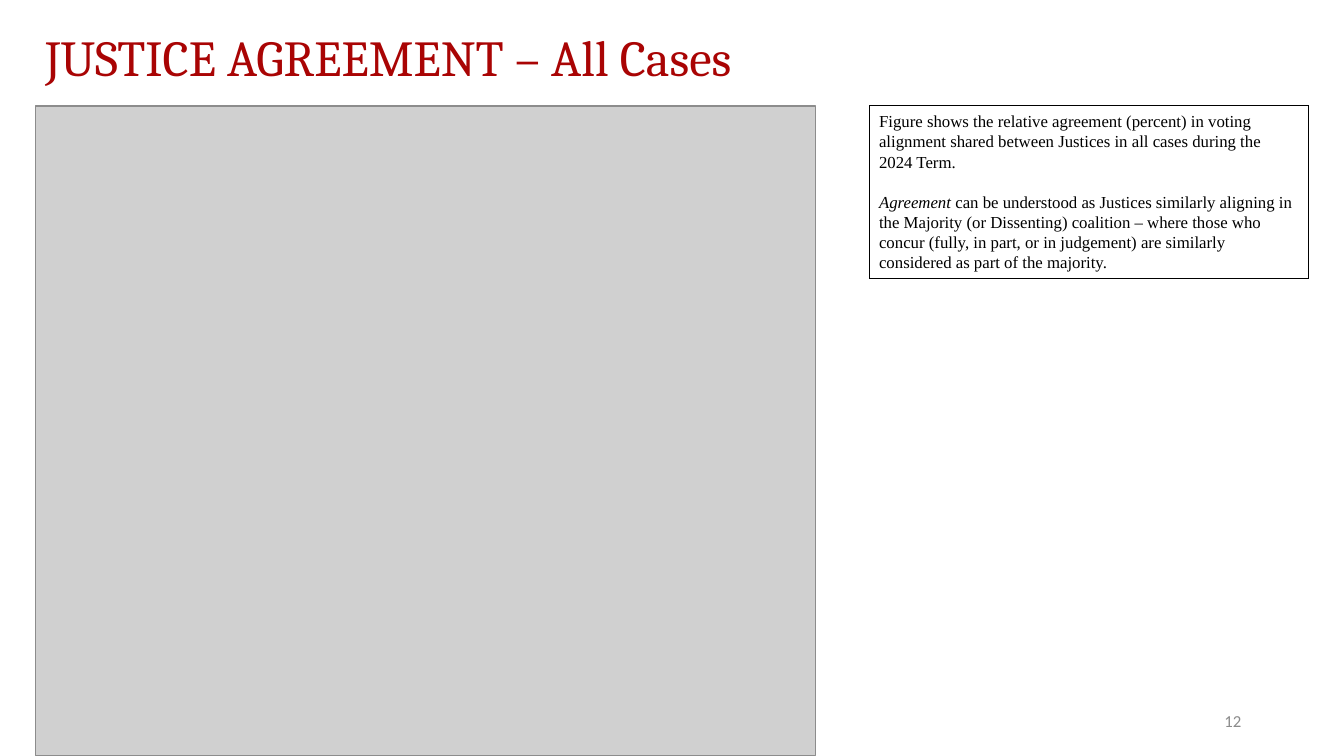
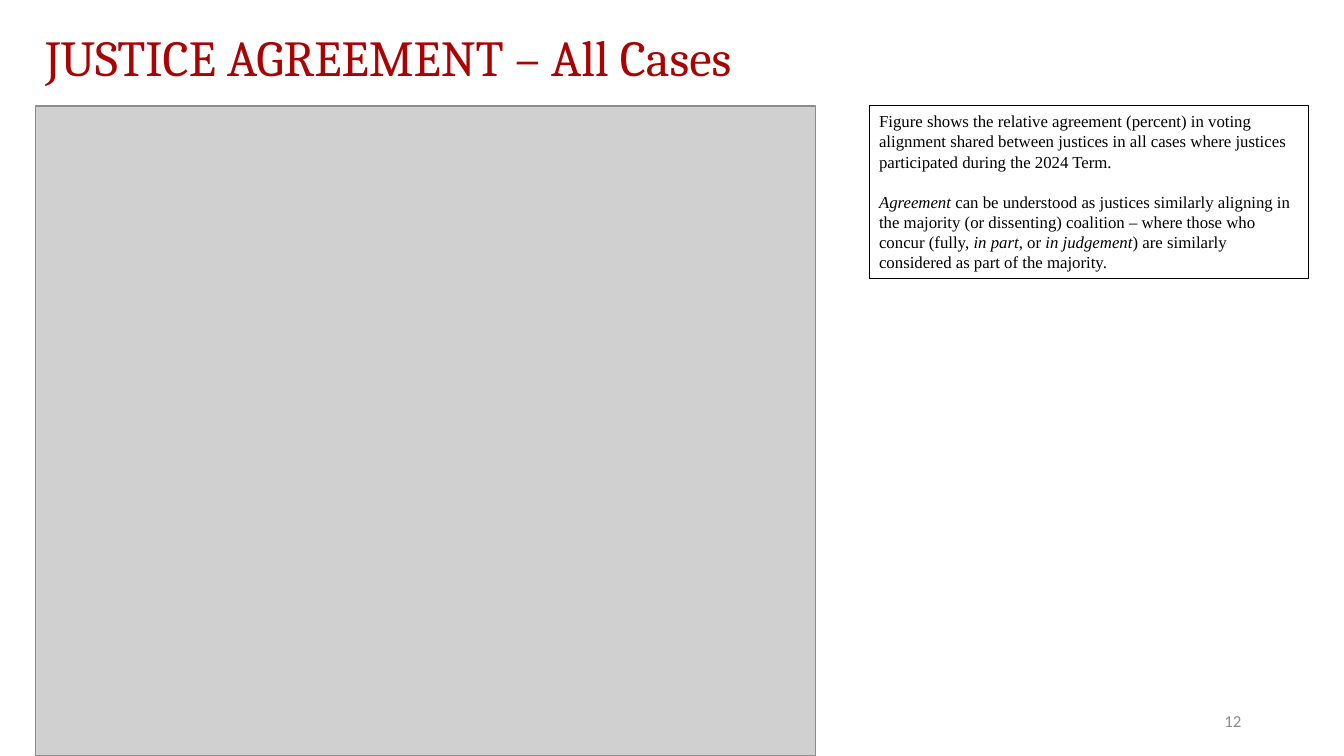
Before and after one commit to JakeTruscott/scotuswatch, a slide deck: slide 12 of Stat Reviews/OT24_StatReview/compilation/SCOTUSBlog/statpack_OT24.pptx. Drawn at 1344x756 pixels with LibreOffice and Linux fonts; fonts in the diff are those of the drawing; grey boxes stand for pictures. Boxes give left, top, right and bottom in pixels: in the first picture for what was removed or moved away, otherwise in the second. Text is boxed around its words. In the diff, an @@ line names an element or a change of style, - is before the commit and + after.

```diff
--- a/Stat Reviews/OT24_StatReview/compilation/SCOTUSBlog/statpack_OT24.pptx
+++ b/Stat Reviews/OT24_StatReview/compilation/SCOTUSBlog/statpack_OT24.pptx
@@ text in rectangle at (879,115,1290,272): text changed @@
-Figure shows the relative agreement (percent) in voting alignment shared between Justices in all cases during the 2024 Term.
-Agreement can be understood as Justices similarly aligning in the Majority (or Dissenting) coalition – where those who concur (fully, in part, or in judgement) are similarly considered as part of the majority.
+Figure shows the relative agreement (percent) in voting alignment shared between justices in all cases where justices participated during the 2024 Term.
+Agreement can be understood as justices similarly aligning in the majority (or dissenting) coalition – where those who concur (fully, in part, or in judgement) are similarly considered as part of the majority.
```
Also in this commit, not shown: 20 other slides changed, 1 slide removed, 9 other files.
